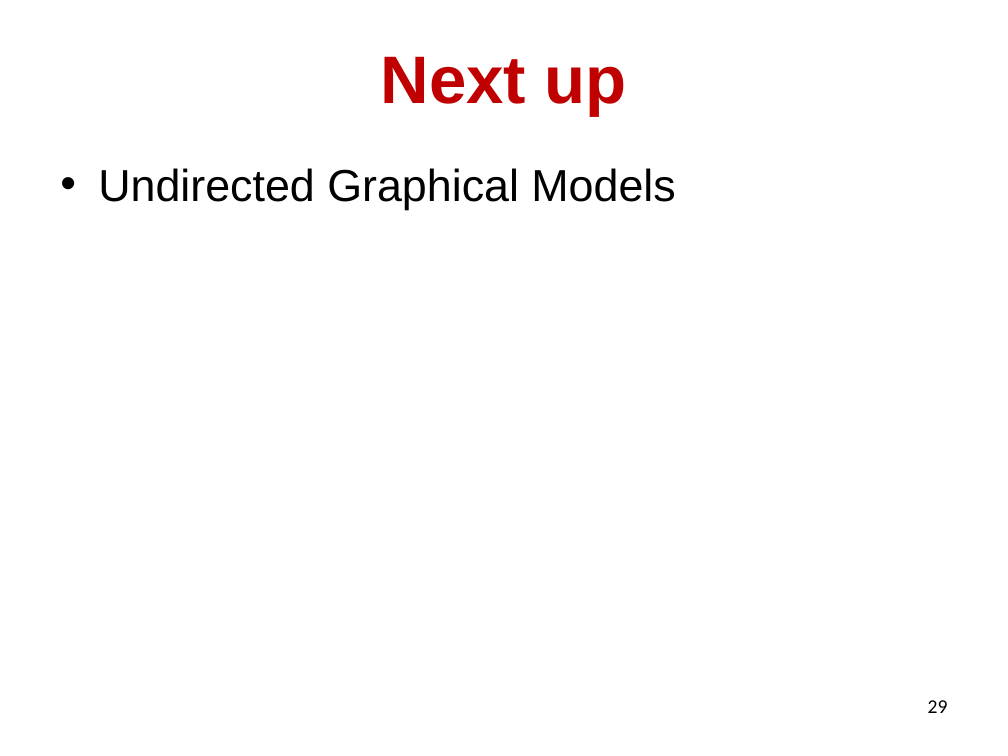
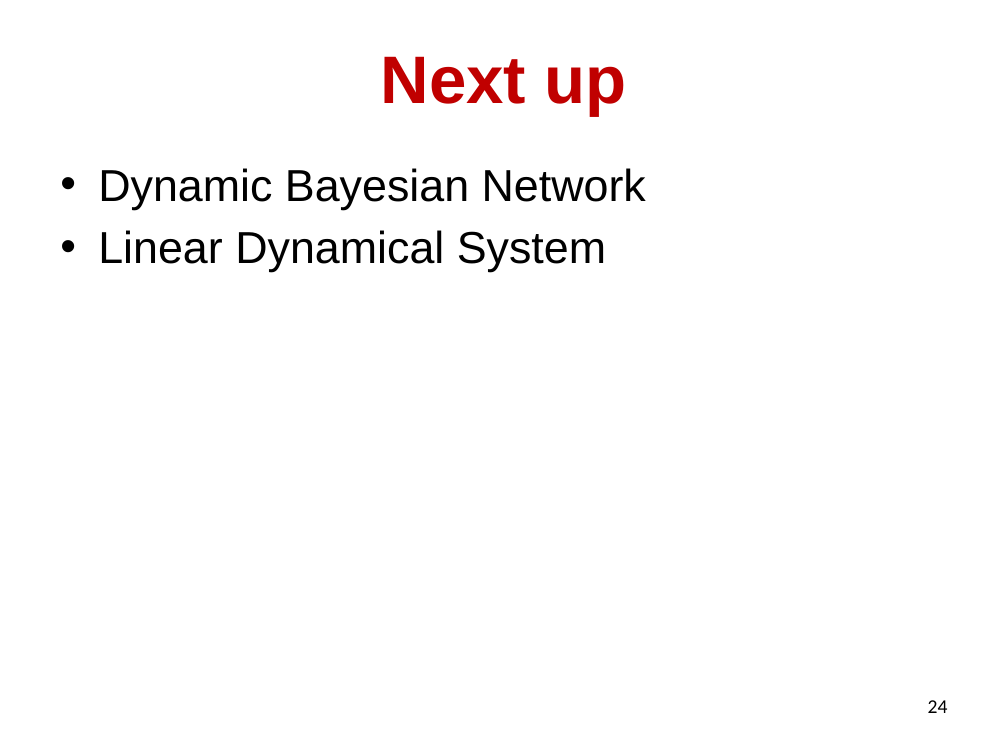
Before and after one commit to lileicc/ucsbcs291k_machine_learning_fall2022, a slide deck: slide 24 of lectures/10_gmm_annotated.pptx (slide 29 before the commit). Drawn at 1008x756 pixels with LibreOffice and Linux fonts; fonts in the diff are those of the drawing. Boxes give left, top, right and bottom in pixels: in the first picture for what was removed or moved away, otherwise in the second. Text is boxed around its words. In the diff, an @@ line names an element or a change of style, - is before the commit and + after.

```diff
--- a/lectures/10_gmm_annotated.pptx
+++ b/lectures/10_gmm_annotated.pptx
@@ text at (98,168,646,272): text changed @@
-• Undirected Graphical Models
+• Dynamic Bayesian Network
+• Linear Dynamical System
@@ page number at (928,700,948,713): text changed @@
-29
+24
```
Also in this commit, not shown: 6 other slides changed, 1 slide added, 6 slides removed, 4 other files.
